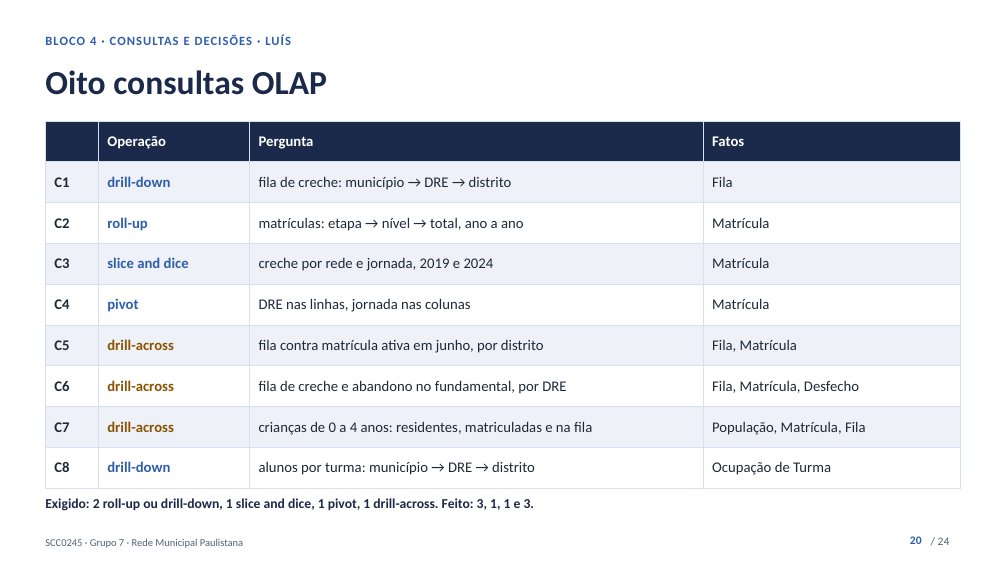
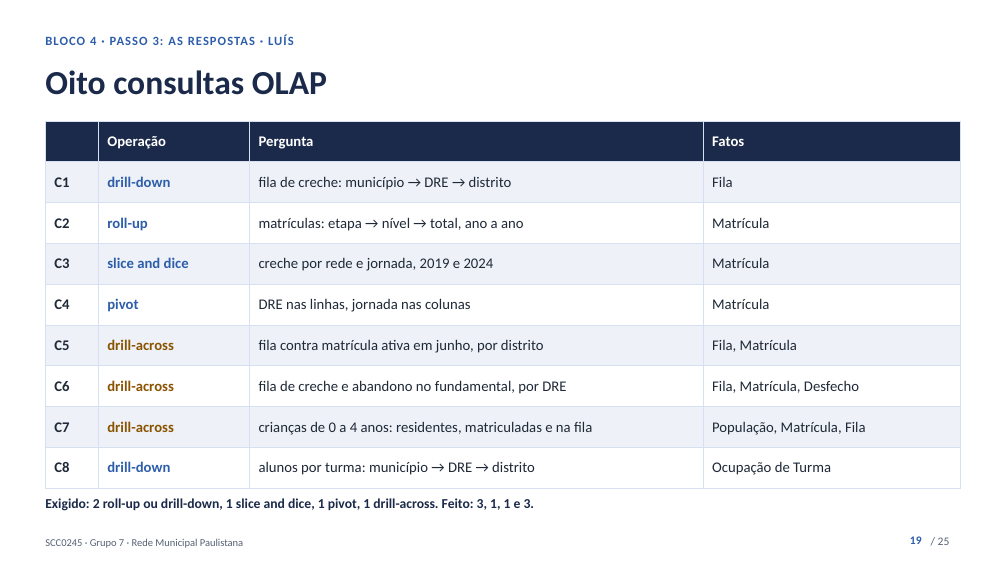
Before and after one commit to kevennlaranjeira/OLAP2026, a slide deck: slide 19 of docs/apresentacao/apresentacao-projeto1.pptx (slide 20 before the commit). Drawn at 1008x567 pixels with LibreOffice and Linux fonts; fonts in the diff are those of the drawing. Boxes give left, top, right and bottom in pixels: in the first picture for what was removed or moved away, otherwise in the second. Text is boxed around its words. In the diff, an @@ line names an element or a change of style, - is before the commit and + after.

```diff
--- a/docs/apresentacao/apresentacao-projeto1.pptx
+++ b/docs/apresentacao/apresentacao-projeto1.pptx
@@ text at bbox=[45, 34, 294, 45]: text changed @@
-BLOCO 4 · CONSULTAS E DECISÕES · LUÍS
+BLOCO 4 · PASSO 3: AS RESPOSTAS · LUÍS
@@ page number at bbox=[910, 536, 922, 544]: text changed @@
-20
+19
@@ text at bbox=[938, 537, 950, 545]: text changed @@
-/ 24
+/ 25
```
Also in this commit, not shown: 22 other slides changed, 1 slide added, 8 other files.
